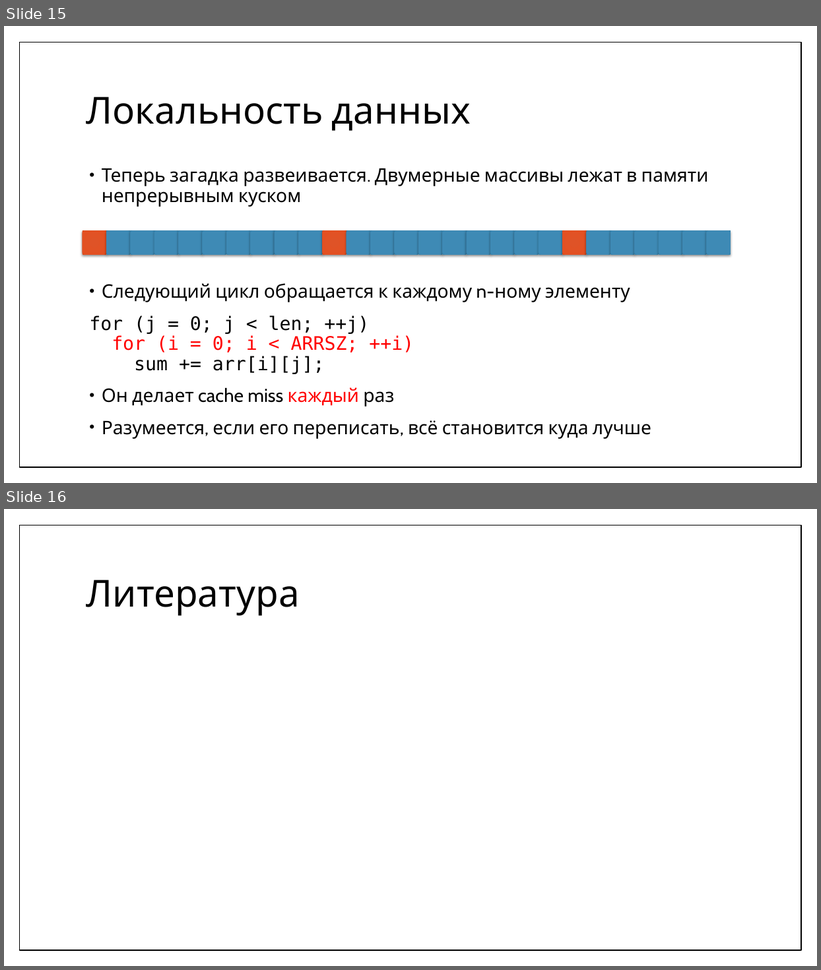
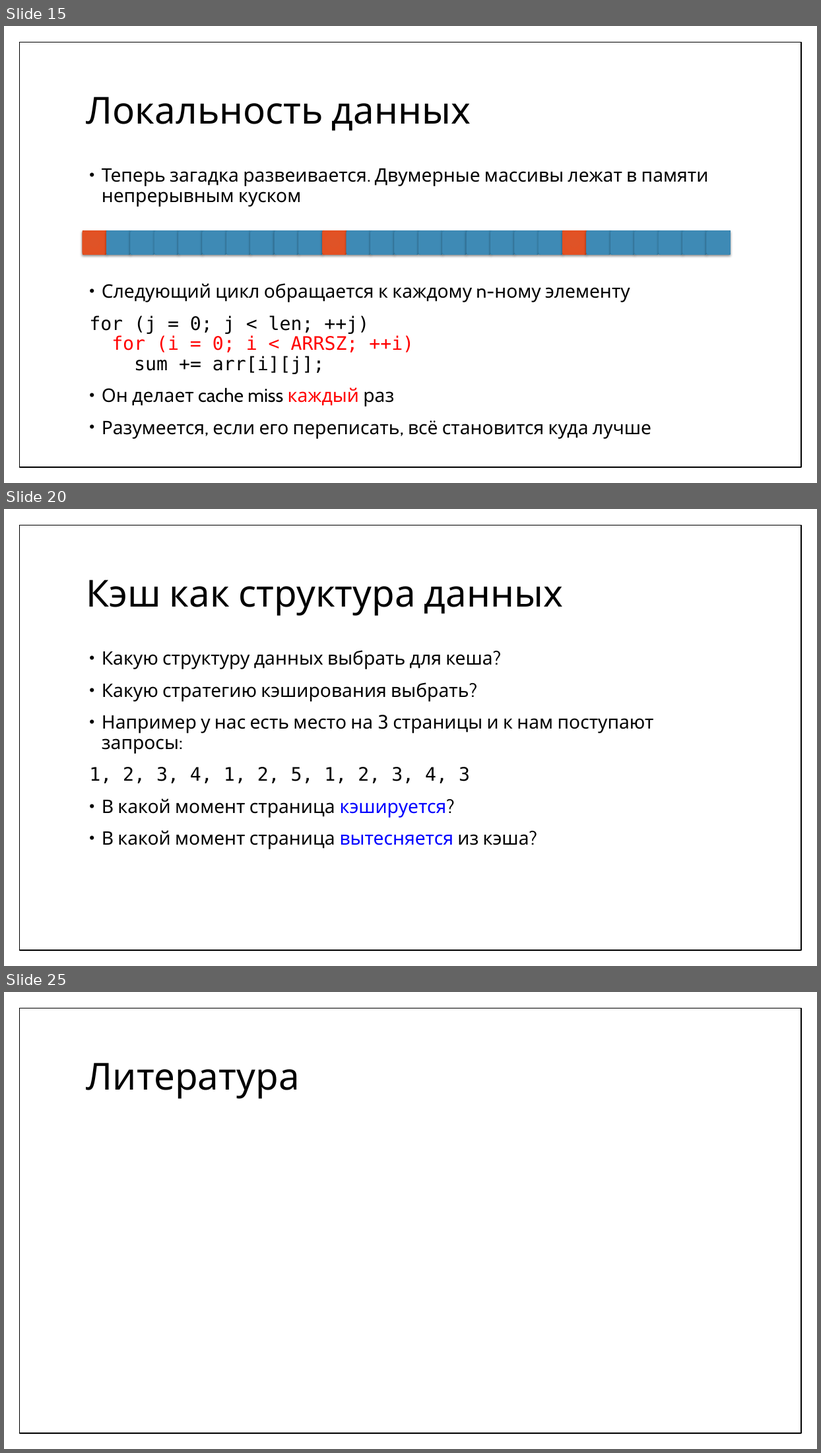
Before and after one commit to MIPT-ILab/cpp-lects-rus, a slide deck: other_lects/informatics/08-realworld.pptx. Shown one above the other, each under a label of ours: slides 15 and 16 before the commit, slides 15, 20 and 25 after it; the slides between them are not shown. The pictures are 821x970 and 821x1453 pixels, drawn with LibreOffice and Linux fonts; fonts in the diff are those of the drawing; grey boxes stand for pictures. Boxes give left, top, right and bottom in pixels: in the first picture for what was removed or moved away, otherwise in the second. Text is boxed around its words. In the diff, an @@ line names an element or a change of style, - is before the commit and + after.

```diff
--- a/other_lects/informatics/08-realworld.pptx
+++ b/other_lects/informatics/08-realworld.pptx
@@ slide 20 added at [4,509,817,966], background #FFFFFF; not listed: 1 template element that a slide beside it also shows @@
@@ title added at [86,580,563,616], 44 pt, text #000000 @@
+Кэш как структура данных
@@ text added at [89,650,654,850], 22 pt, text #000000 @@
+• Какую структуру данных выбрать для кеша?
+• Какую стратегию кэширования выбрать?
+• Например у нас есть место на 3 страницы и к нам поступают запросы:
+1, 2, 3, 4, 1, 2, 5, 1, 2, 3, 4, 3
+• В какой момент страница кэшируется?
+• В какой момент страница вытесняется из кэша?
@@ what was slide 16 is now slide 25 @@
```
Also in this commit, not shown: 8 other slides added, 22 other files.
